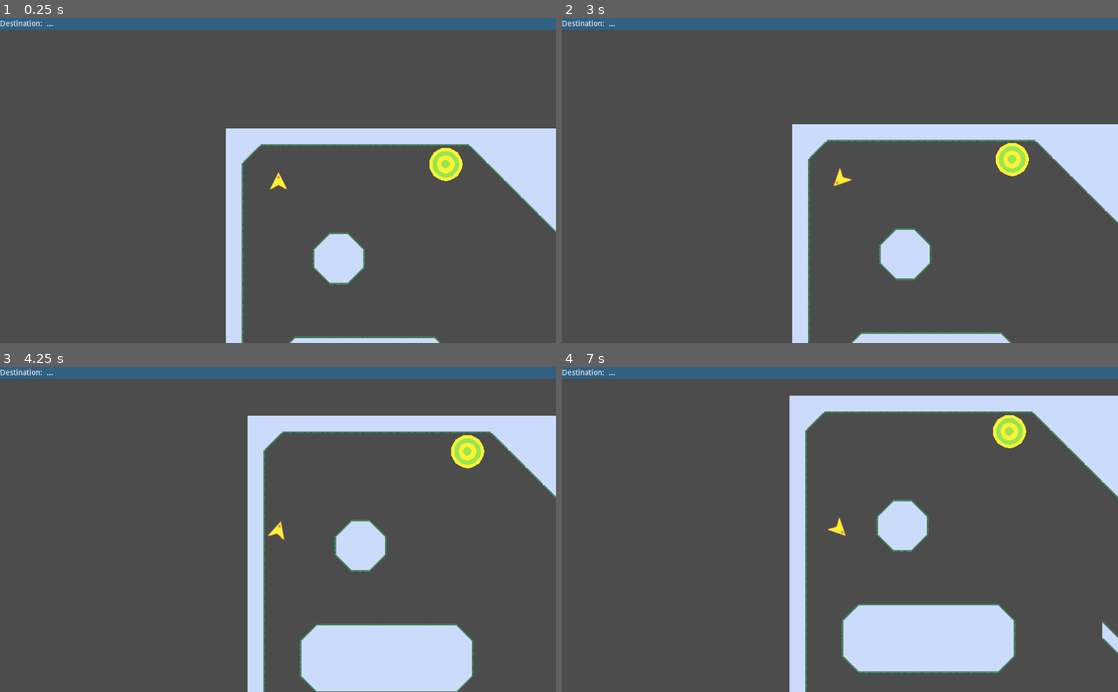
Above: before the commit, frames 1-4 (two rows, left to right).
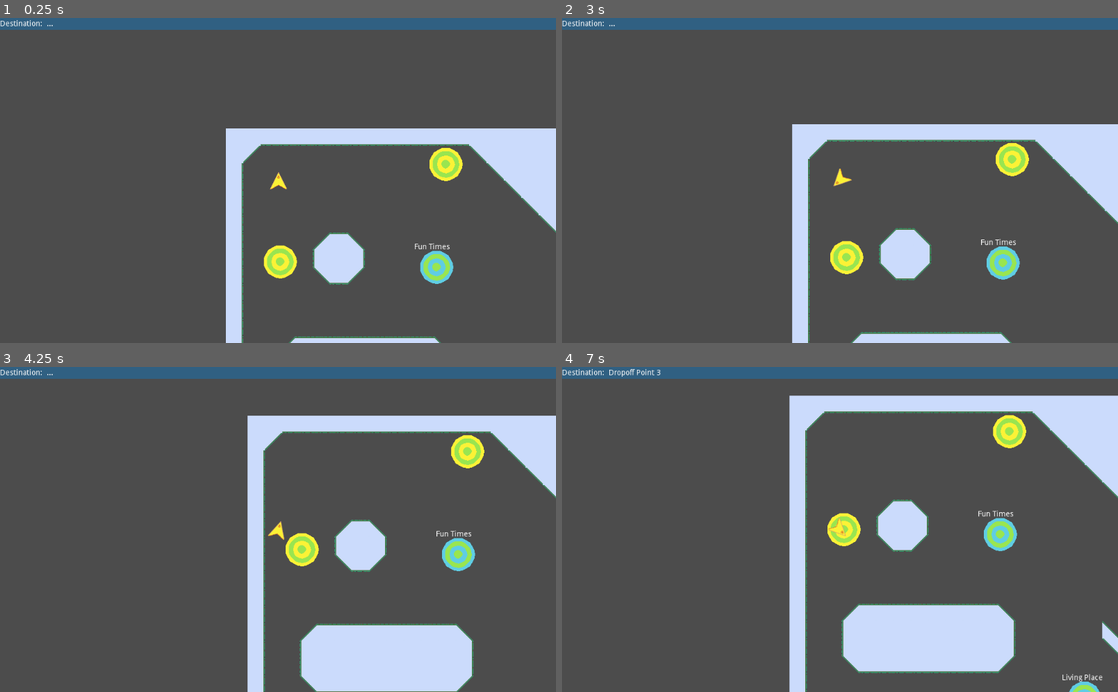
Above: after the commit, the same moments.

Repository: broquaint/comrade-cabbie
Game: Godot game, scene res://Root.tscn
The game is run twice, just before and just after one commit, with the same random seed, the same clock (stepped at 60 frames per second) and the same inputs.
Inputs:
- Up to frame 1 (0.25 s): no input
- Up to frame 2 (3 s): tap Enter at 0.5 s; hold Right (move_right) 0.53-1.28 s; hold Left (move_left) 1.28-2.03 s; tap Space at 2 s; hold Right (move_right) 2.03-2.78 s; hold Up (move_up) from 2.78 s (still down)
- Up to frame 3 (4.25 s): release Up (move_up) at 3.53 s; hold Left (move_left) from 3.53 s (still down)
- Up to frame 4 (7 s): tap Enter at 4.25 s; release Left (move_left) at 5.78 s; hold Right (move_right) 5.78-6.53 s; tap Space at 6.5 s; hold Up (move_up) from 6.53 s (still down)

The runs differ from the first frame. In frame 1, 1.0% of the frame differs, in the area x 47-82%, y 69-82%; in frame 2, 1.0%; in frame 3, 1.0%; in frame 4, 1.2%, in the area x 8-98%, y 0-100%.

Commit message:
Move points into separate scenes
So metadata can be added and other useful things.

Diff:
--- /dev/null
+++ b/Dropoff Point.tscn
@@ -0,0 +1,23 @@
+[gd_scene load_steps=3 format=2]
+
+[ext_resource path="res://assets/dropoff point.png" type="Texture" id=1]
+[ext_resource path="res://DropoffPoint.gd" type="Script" id=2]
+
+[node name="Dropoff Point" type="Area2D" groups=["dropoff points"]]
+script = ExtResource( 2 )
+__meta__ = {
+"_edit_group_": true
+}
+
+[node name="CollisionPolygon2D" type="CollisionPolygon2D" parent="."]
+polygon = PoolVector2Array( -8.3215, -29.6314, -21.3127, -22.8679, -29.5495, -8.33643, -29.7747, 7.64565, -21.2239, 22.2533, -3.83713, 30.5192, 3.28857, 30.7329, 19.749, 22.6809, 29.7962, 7.14684, 30.0812, -7.95966, 20.6753, -22.8524, 7.35022, -29.8356 )
+
+[node name="Sprite" type="Sprite" parent="."]
+texture = ExtResource( 1 )
+
+[node name="Label" type="Label" parent="."]
+margin_left = -40.9678
+margin_top = -43.9581
+margin_right = 44.0322
+margin_bottom = -29.9581
+text = "Lorem ipsum"
--- /dev/null
+++ b/DropoffPoint.gd
@@ -0,0 +1,6 @@
+extends Area2D
+
+export var point_name : String
+
+func _ready():
+	$Label.text = point_name
--- /dev/null
+++ b/Pickup Point.tscn
@@ -0,0 +1,16 @@
+[gd_scene load_steps=3 format=2]
+
+[ext_resource path="res://PickupPoint.gd" type="Script" id=1]
+[ext_resource path="res://assets/pickup point.png" type="Texture" id=2]
+
+[node name="Pickup Point" type="Area2D" groups=["pickup points"]]
+script = ExtResource( 1 )
+__meta__ = {
+"_edit_group_": true
+}
+
+[node name="CollisionPolygon2D" type="CollisionPolygon2D" parent="."]
+polygon = PoolVector2Array( -8.3215, -29.6314, -21.3127, -22.8679, -29.5495, -8.33643, -29.7747, 7.64565, -21.2239, 22.2533, -3.83713, 30.5192, 3.28857, 30.7329, 19.749, 22.6809, 29.7962, 7.14684, 30.0812, -7.95966, 20.6753, -22.8524, 7.35022, -29.8356 )
+
+[node name="Sprite" type="Sprite" parent="."]
+texture = ExtResource( 2 )
--- /dev/null
+++ b/PickupPoint.gd
@@ -0,0 +1,7 @@
+extends Area2D
+
+export var point_name : String
+
+# Called when the node enters the scene tree for the first time.
+func _ready():
+	pass # Replace with function body.
--- a/Root.gd
+++ b/Root.gd
@@ -18,3 +18,10 @@
 		elif point.is_in_group('dropoff points'):
 			dropoffs.append(point)
 			point.connect('body_entered', $Player, 'dropoff_point_entered', [point])
+	for point in get_children():
+		if point.is_in_group('pickup points'):
+			pickups.append(point)
+			point.connect('body_entered', $Player, 'pickup_point_entered', [point])
+		elif point.is_in_group('dropoff points'):
+			dropoffs.append(point)
+			point.connect('body_entered', $Player, 'dropoff_point_entered', [point])
--- a/Root.tscn
+++ b/Root.tscn
@@ -7,6 +7,8 @@
 [ext_resource path="res://assets/pickup point.png" type="Texture" id=5]
 [ext_resource path="res://assets/dropoff point.png" type="Texture" id=6]
 [ext_resource path="res://HUD.tscn" type="PackedScene" id=7]
+[ext_resource path="res://Pickup Point.tscn" type="PackedScene" id=8]
+[ext_resource path="res://Dropoff Point.tscn" type="PackedScene" id=9]
 
 [sub_resource type="ConvexPolygonShape2D" id=2]
 points = PoolVector2Array( 32, 32, 0, 32, 0, 0, 32, 0 )
@@ -307,26 +309,6 @@
 [node name="Sprite" type="Sprite" parent="TileMap/Dropoff Point 2"]
 texture = ExtResource( 6 )
 
-[node name="Player" type="KinematicBody2D" parent="."]
-position = Vector2( -51.9053, 27.6472 )
-script = ExtResource( 3 )
-__meta__ = {
-"_edit_group_": true
-}
-
-[node name="Sprite2" type="Sprite" parent="Player"]
-position = Vector2( -0.175596, -0.300093 )
-texture = ExtResource( 2 )
-
-[node name="CollisionPolygon2D" type="CollisionPolygon2D" parent="Player"]
-position = Vector2( 1.2513, 1.30518 )
-polygon = PoolVector2Array( -0.296246, -15.8429, -15.9104, 15.0762, -0.141651, 7.60407, 15.5756, 15.2823 )
-
-[node name="Camera2D" type="Camera2D" parent="Player"]
-current = true
-
-[node name="HUD" parent="." instance=ExtResource( 7 )]
-
 [node name="RichTextLabel" type="RichTextLabel" parent="."]
 margin_left = 693.0
 margin_top = 809.0
@@ -350,3 +332,35 @@
 margin_bottom = 773.589
 bbcode_text = "Dropoff 3"
 text = "Dropoff 3"
+
+[node name="Pickup Point" parent="." instance=ExtResource( 8 )]
+position = Vector2( 99.8316, 246.267 )
+point_name = "Cool Place"
+
+[node name="Dropoff Point" parent="." instance=ExtResource( 9 )]
+position = Vector2( 387.775, 256.02 )
+point_name = "Fun Times"
+
+[node name="Dropoff Point2" parent="." instance=ExtResource( 9 )]
+position = Vector2( 542.444, 557.866 )
+point_name = "Living Place"
+
+[node name="HUD" parent="." instance=ExtResource( 7 )]
+
+[node name="Player" type="KinematicBody2D" parent="."]
+position = Vector2( -51.9053, 27.6472 )
+script = ExtResource( 3 )
+__meta__ = {
+"_edit_group_": true
+}
+
+[node name="Sprite2" type="Sprite" parent="Player"]
+position = Vector2( -0.175596, -0.300093 )
+texture = ExtResource( 2 )
+
+[node name="CollisionPolygon2D" type="CollisionPolygon2D" parent="Player"]
+position = Vector2( 1.2513, 1.30518 )
+polygon = PoolVector2Array( -0.296246, -15.8429, -15.9104, 15.0762, -0.141651, 7.60407, 15.5756, 15.2823 )
+
+[node name="Camera2D" type="Camera2D" parent="Player"]
+current = true
Not shown: 1 places in Root.tscn that only renumber resources
